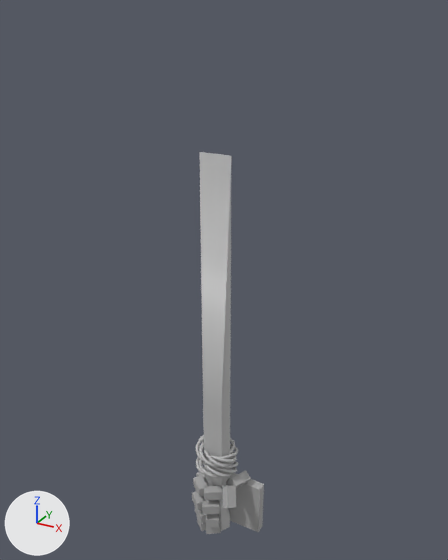
Before and after pictures for a commit that changed the FBX model Melee Runner/Assets/Models/HandAndWeapon.fbx.
Both versions are drawn from a camera (50 mm lens) standing at (-0.0012, -0.04, 0.0519) and looking at (-0.0284, 0.0095, 0.0271). Arrows for +X, +Y and +Z are at lower left; the lights stay in place. Where no turn or scale is listed for an object, it has been applied to the vertices.

Script lines for the objects in view, before the commit:
```python
me_mesh = bpy.data.meshes.new('Mesh')
me_mesh.from_pydata(...)  # a box spanning x -0.02923..-0.02366, y -0.00052..0.00052, z -0.01314..-0.00686
me_mesh.materials.append(mat_standardsurface1)  # grey #aaaaaa
me_mesh_015 = bpy.data.meshes.new('Mesh.015')
me_mesh_015.from_pydata(...)  # 9352 vertices, 9270 faces; spans x -0.0025..0.0025, y -0.0025..0.0025, z -0.0216..0.0216
me_mesh_015.materials.append(mat_lambert1)  # grey #bcbcbc
ob_polysurface1 = bpy.data.objects.new('polySurface1', me_mesh)
ob_polysurface1.location = (0.0, 0.0097, 0.0097)
ob_weapons_metalbeam1 = bpy.data.objects.new('Weapons:MetalBeam1', me_mesh_015)
ob_weapons_metalbeam1.location = (-0.0285, 0.0082, 0.0182)
```
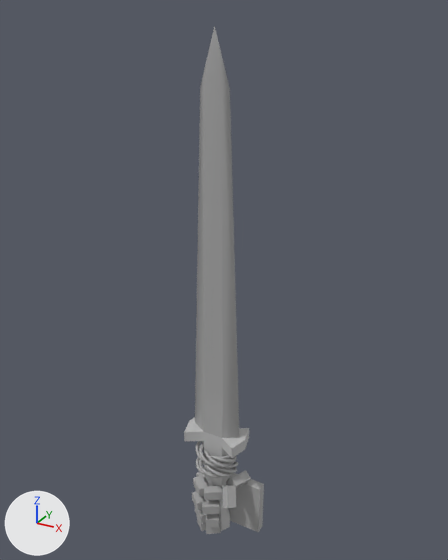
Commit message: Updated Weapon Model

What differs and where, as boxes (x1, y1, x2, y2) in the pictures (448 x 560 px):
'Weapons:MetalBeam1', reshaped (53% wider, 33% taller): before (196, 152, 238, 531); after (184, 26, 249, 531)
part 1 of me_mesh_015, built on: before (199, 152, 231, 479); after (184, 26, 249, 479)
part 2 of me_mesh_015, recoloured: (196, 441, 238, 478) in both

The edits, one by one:
me_mesh_015 is used by ob_weapons_metalbeam1; location (-0.0285, 0.0082, 0.0182).
me_mesh_015 had 9352 vertices, 9270 faces and spanned x -0.0025..0.0025, y -0.0025..0.0025, z -0.0216..0.0216.
me_mesh_015 now has 9381 vertices, 9300 faces and spans x -0.0035..0.0035, y -0.0025..0.0025, z -0.0216..0.0323.
Part 1, on me_mesh_015:
6 vertices are removed from x -0.0017..0.0016, y -0.0009..0.001, z -0.0044..0.0216.
8 faces are deleted.
29 vertices are added at x -0.0035..0.0035, y -0.002..0.002, z -0.0098..0.0323.
6 new vertices lie (0.0, 0.0, 0.0013) away from vertices in x -0.0035..0.0035, y -0.002..0.002, z -0.0098..-0.0097.
14 new faces join them, mat_standardsurface1 (grey #aaaaaa).
24 new faces join them, mat_lambert1 (grey #bcbcbc).
me_mesh_015 part 2: 9236 faces spanning x -0.0025..0.0025, y -0.0025..0.0025, z -0.014..-0.0101 switch from mat_lambert1 (grey #bcbcbc) to mat_standardsurface1 (grey #aaaaaa).
